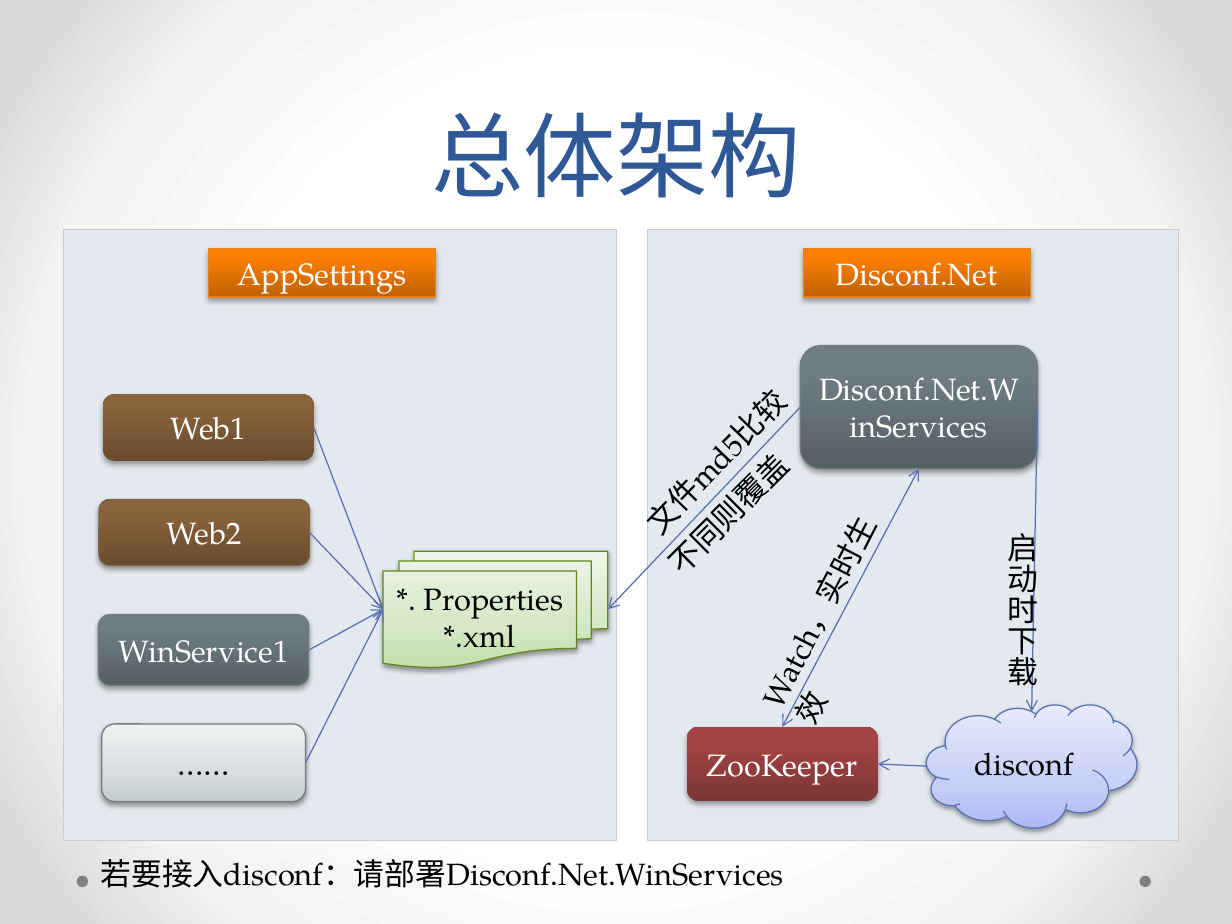
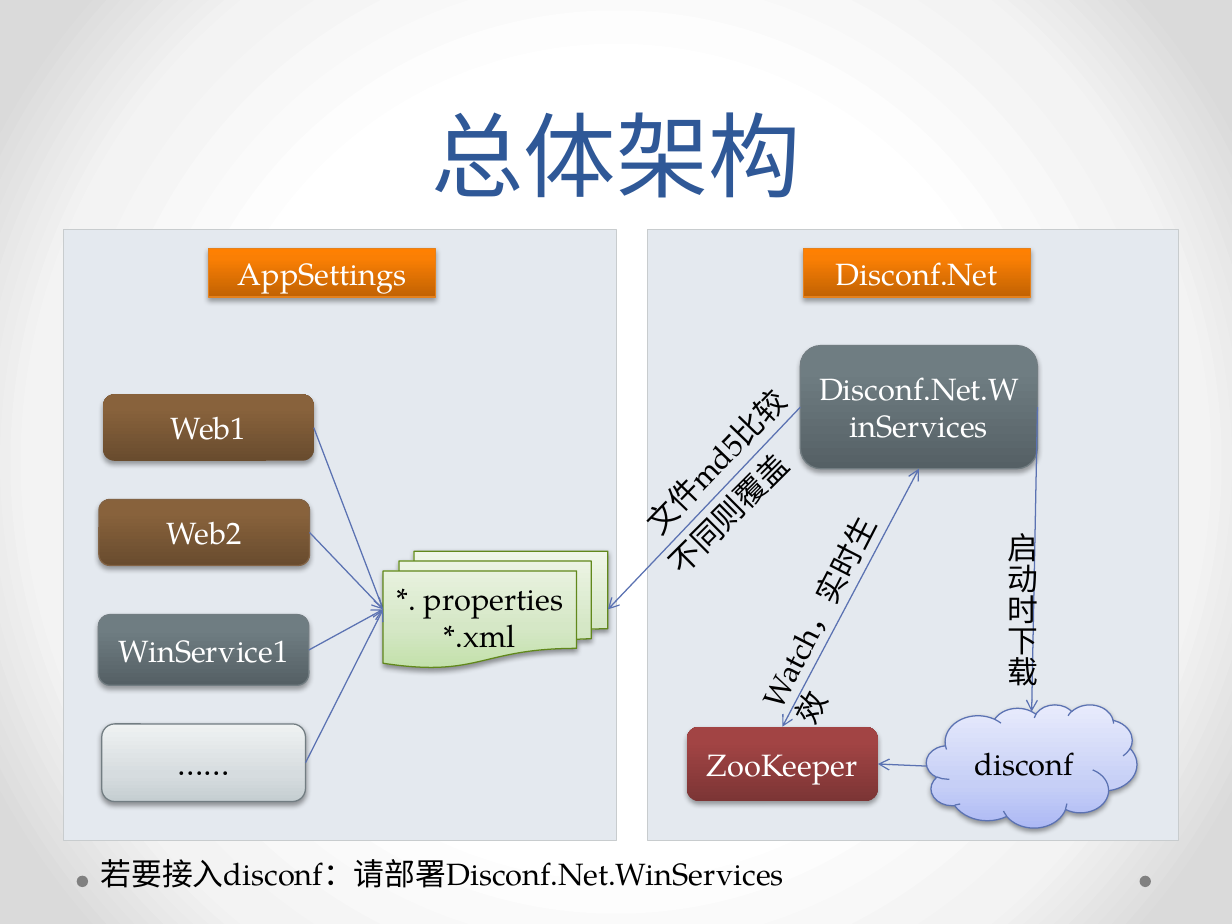
Before and after one commit to GavinYao2018/disconfnet, a slide deck: slide 2 of Document/Disconf.Net.pptx. Drawn at 1232x924 pixels with LibreOffice and Linux fonts; fonts in the diff are those of the drawing. Boxes give left, top, right and bottom in pixels: in the first picture for what was removed or moved away, otherwise in the second. Text is boxed around its words. In the diff, an @@ line names an element or a change of style, - is before the commit and + after.

Commit message:
架构图细微调整

```diff
--- a/Document/Disconf.Net.pptx
+++ b/Document/Disconf.Net.pptx
@@ text in flow chart multidocument at (x1=424, y1=590, x2=564, y2=619): text changed @@
-*. Properties
+*. properties
```
Also in this commit, not shown: 2 other files.
